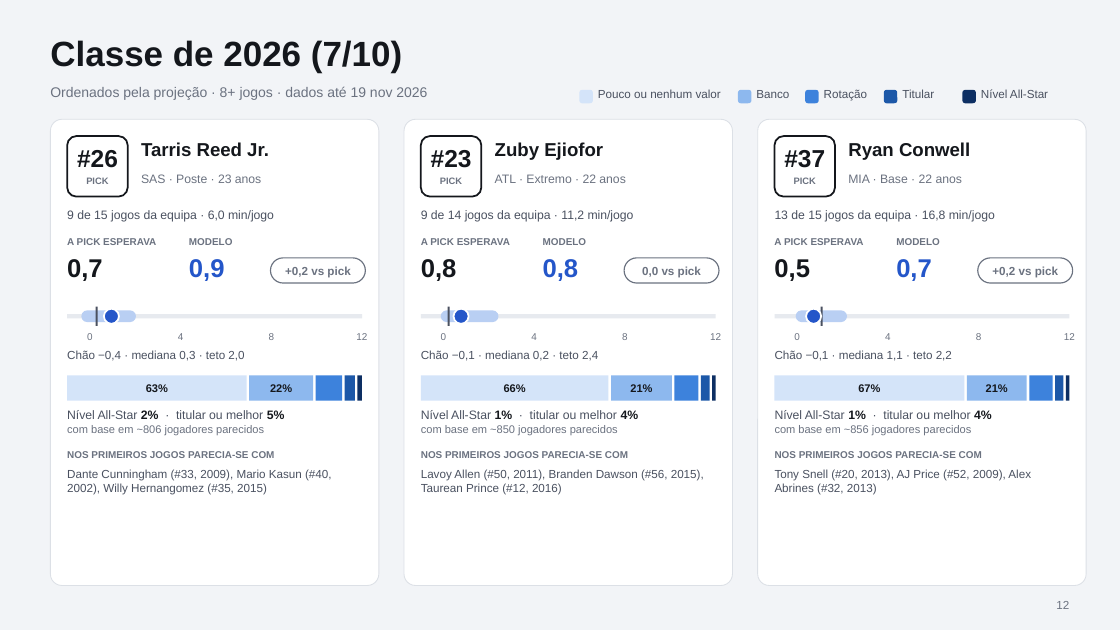
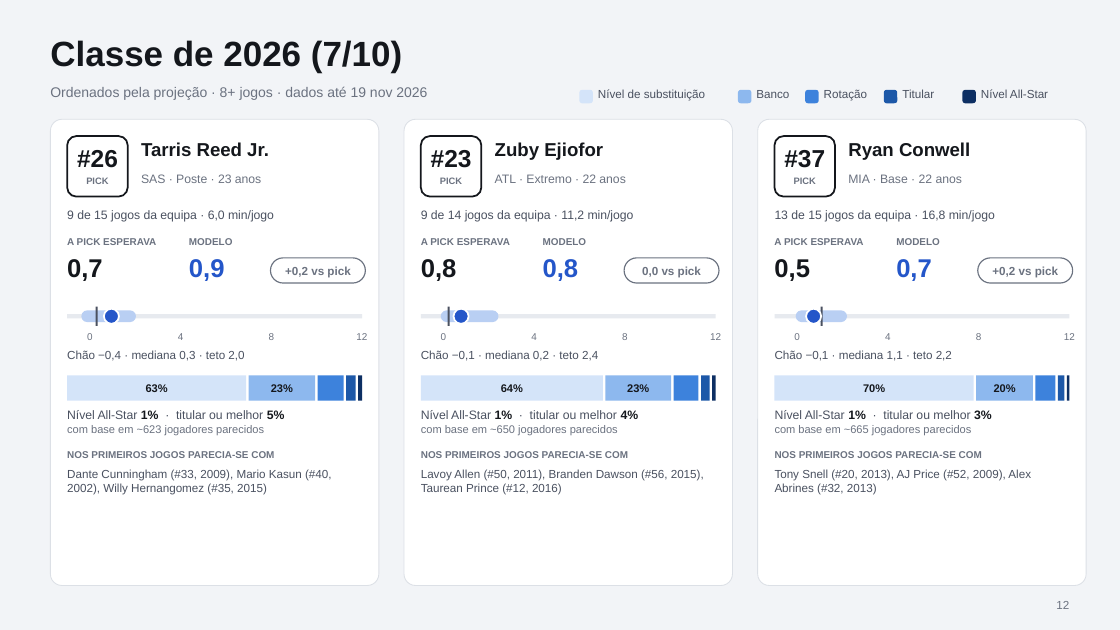
Before and after one commit to coelho121/rookie-projection, a slide deck: slide 12 of reports/rookies_2026_cards.pptx. Drawn at 1120x630 pixels with LibreOffice and Linux fonts; fonts in the diff are those of the drawing. Boxes give left, top, right and bottom in pixels: in the first picture for what was removed or moved away, otherwise in the second. Text is boxed around its words. In the diff, an @@ line names an element or a change of style, - is before the commit and + after.

```diff
--- a/reports/rookies_2026_cards.pptx
+++ b/reports/rookies_2026_cards.pptx
@@ text at box(598, 89, 705, 101): text changed @@
-Pouco ou nenhum valor
+Nível de substituição
@@ text at box(271, 384, 293, 392): text changed @@
-22%
+23%
@@ rectangle: place and size @@
-rectangle at box(421, 376, 608, 401)
+rectangle at box(421, 376, 603, 401)
@@ text at box(501, 384, 523, 392): text changed @@
-66%
+64%
@@ rectangle: place and size @@
-rectangle at box(611, 376, 671, 401)
+rectangle at box(606, 376, 671, 401)
@@ text at box(627, 384, 649, 392): text changed @@
-21%
+23%
@@ rectangle: place and size @@
-rectangle at box(775, 376, 965, 401)
+rectangle at box(775, 376, 974, 401)
@@ text at box(863, 384, 885, 392): text changed @@
-67%
+70%
@@ rectangle: place and size @@
-rectangle at box(967, 376, 1027, 401)
+rectangle at box(976, 376, 1033, 401)
@@ text at box(994, 384, 1016, 392): text changed @@
-21%
+20%
@@ rectangle: place and size @@
-rectangle at box(1029, 376, 1053, 401)
+rectangle at box(1036, 376, 1056, 401)
@@ text at box(67, 410, 285, 435): text changed @@
-Nível All-Star 2% · titular ou melhor 5%
-com base em ~806 jogadores parecidos
+Nível All-Star 1% · titular ou melhor 5%
+com base em ~623 jogadores parecidos
@@ text at box(775, 410, 992, 435): text changed @@
-Nível All-Star 1% · titular ou melhor 4%
-com base em ~856 jogadores parecidos
+Nível All-Star 1% · titular ou melhor 3%
+com base em ~665 jogadores parecidos
```
Also in this commit, not shown: 14 other slides changed, 10 other files.
